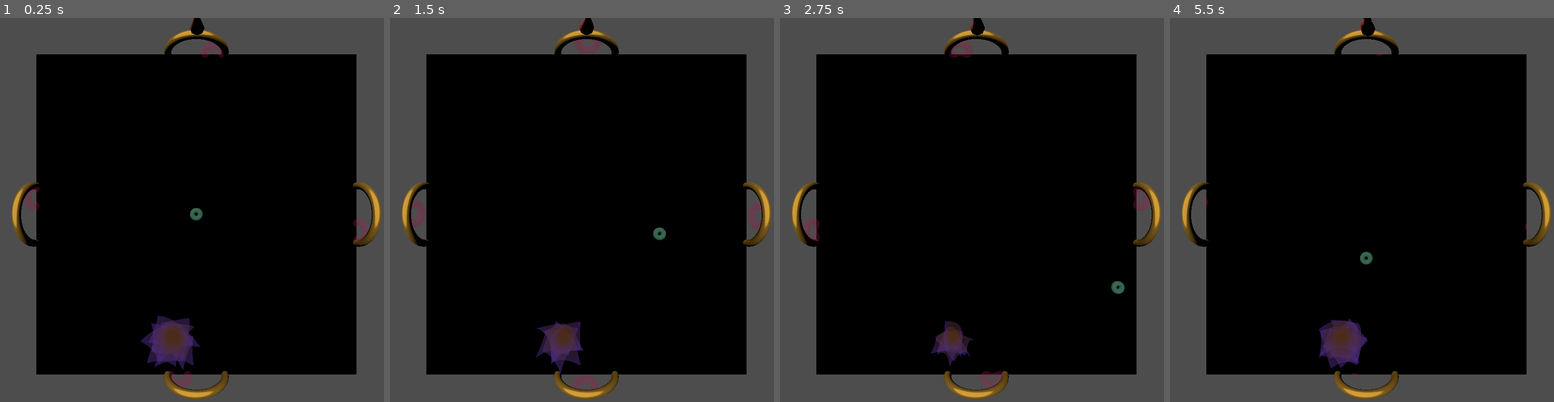
Above: before the commit, frames 1-4 (left to right).
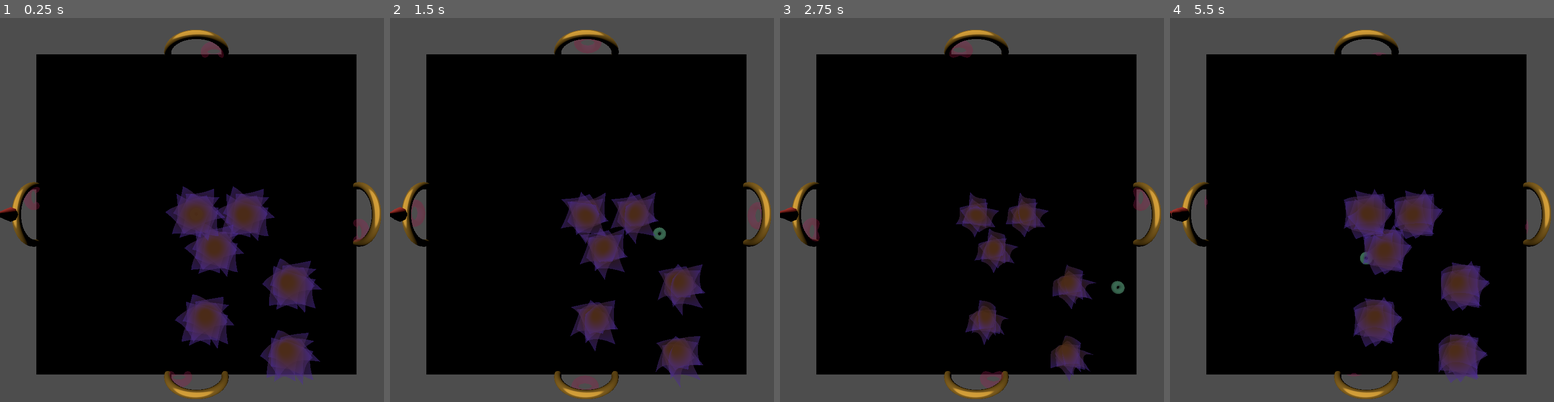
Above: after the commit, the same moments.

Repository: peach-codes/waiting_for
Game: Godot game, scene res://viewer.tscn
Two runs of this game, one before a commit and one after it. Both use one fixed random seed, a clock stepped at 60 frames per second and the inputs below.
Inputs:
- Up to frame 1 (0.25 s): no input
- Up to frame 2 (1.5 s): hold Right (ui_right) 0.53-1.28 s; hold Down (ui_down) from 1.28 s (still down)
- Up to frame 3 (2.75 s): release Down (ui_down) at 2.03 s; hold Right (ui_right) from 2.03 s (still down)
- Up to frame 4 (5.5 s): release Right (ui_right) at 2.78 s; hold Up (ui_up) 2.78-3.53 s; hold Left (ui_left) 3.53-5.03 s; hold Down (ui_down) from 5.03 s (still down)

The runs differ from the first frame. In frame 1, 9.1% of the frame differs, in the area x 0-84%, y 0-96%; in frame 2, 7.0%; in frame 3, 4.8%; in frame 4, 8.1%.

Commit message:
not much progress, wrapping my head around scenes
hopefully I didn't brutalize the upload...

Diff:
--- /dev/null
+++ b/sandbox/return23/flower.tscn
@@ -0,0 +1,47 @@
+[gd_scene load_steps=6 format=3 uid="uid://d1eqmb30p8pmq"]
+
+[ext_resource type="Script" path="res://scripts/flower_script.gd" id="1_sg03n"]
+[ext_resource type="Shader" path="res://shaders/flower.gdshader" id="2_abtgd"]
+
+[sub_resource type="ShaderMaterial" id="ShaderMaterial_acjul"]
+render_priority = 0
+shader = ExtResource("2_abtgd")
+
+[sub_resource type="PlaneMesh" id="PlaneMesh_jcrhm"]
+material = SubResource("ShaderMaterial_acjul")
+subdivide_width = 10
+subdivide_depth = 10
+
+[sub_resource type="CylinderShape3D" id="CylinderShape3D_6xftk"]
+radius = 0.7
+
+[node name="flower_pivot" type="Node3D"]
+transform = Transform3D(0.4, 0, 0, 0, 0.4, 0, 0, 0, 0.4, 0, 0.2, 0)
+script = ExtResource("1_sg03n")
+
+[node name="petal1" type="MeshInstance3D" parent="."]
+mesh = SubResource("PlaneMesh_jcrhm")
+
+[node name="petal2" type="MeshInstance3D" parent="."]
+transform = Transform3D(-0.173648, 0, 0.984808, 0, 1, 0, -0.984808, 0, -0.173648, 0, 0, 0)
+mesh = SubResource("PlaneMesh_jcrhm")
+
+[node name="petal3" type="MeshInstance3D" parent="."]
+transform = Transform3D(-0.939693, 0, 0.34202, 0, 1, 0, -0.34202, 0, -0.939693, 0, 0, 0)
+mesh = SubResource("PlaneMesh_jcrhm")
+
+[node name="petal4" type="MeshInstance3D" parent="."]
+transform = Transform3D(-0.766044, 0, -0.642788, 0, 1, 0, 0.642788, 0, -0.766044, 0, 0, 0)
+mesh = SubResource("PlaneMesh_jcrhm")
+
+[node name="petal5" type="MeshInstance3D" parent="."]
+transform = Transform3D(-0.12187, 0, -0.992546, 0, 1, 0, 0.992546, 0, -0.12187, 0, 0, 0)
+mesh = SubResource("PlaneMesh_jcrhm")
+
+[node name="Area3D" type="Area3D" parent="."]
+collision_layer = 4
+collision_mask = 2
+
+[node name="CollisionShape3D" type="CollisionShape3D" parent="Area3D"]
+transform = Transform3D(1, 0, 0, 0, 1, 0, 0, 0, 1, 0, 0.5, 0)
+shape = SubResource("CylinderShape3D_6xftk")
--- /dev/null
+++ b/sandbox/return23/house.tscn
@@ -0,0 +1,50 @@
+[gd_scene load_steps=8 format=3 uid="uid://cnfnn31rwrnos"]
+
+[ext_resource type="Shader" path="res://shaders/brick.gdshader" id="1_88ktq"]
+[ext_resource type="Shader" path="res://shaders/roof.gdshader" id="2_3wrbi"]
+
+[sub_resource type="GDScript" id="GDScript_c1xir"]
+script/source = "extends Node3D
+
+
+# Called when the node enters the scene tree for the first time.
+func _ready():
+	pass # Replace with function body.
+
+
+# Called every frame. 'delta' is the elapsed time since the previous frame.
+func _process(delta):
+	pass
+"
+
+[sub_resource type="ShaderMaterial" id="ShaderMaterial_0vnvq"]
+render_priority = 0
+shader = ExtResource("1_88ktq")
+
+[sub_resource type="CylinderMesh" id="CylinderMesh_u1bc3"]
+material = SubResource("ShaderMaterial_0vnvq")
+top_radius = 1.3
+bottom_radius = 1.3
+radial_segments = 70
+rings = 80
+cap_top = false
+cap_bottom = false
+
+[sub_resource type="ShaderMaterial" id="ShaderMaterial_ihqts"]
+render_priority = 0
+shader = ExtResource("2_3wrbi")
+
+[sub_resource type="PrismMesh" id="PrismMesh_yucv2"]
+material = SubResource("ShaderMaterial_ihqts")
+size = Vector3(3.2, 0.8, 2.5)
+
+[node name="house" type="Node3D"]
+script = SubResource("GDScript_c1xir")
+
+[node name="box" type="MeshInstance3D" parent="."]
+transform = Transform3D(1, 0, 0, 0, 1, 0, 0, 0, 1, 0, 1, 0)
+mesh = SubResource("CylinderMesh_u1bc3")
+
+[node name="roof" type="MeshInstance3D" parent="."]
+transform = Transform3D(1, 0, 0, 0, 1, 0, 0, 0, 1, 0, 2.4, 0)
+mesh = SubResource("PrismMesh_yucv2")
--- a/sandbox/return23/scripts/character.gd
+++ b/sandbox/return23/scripts/character.gd
@@ -22,9 +22,10 @@
 	var input_dir = Input.get_vector("ui_left", "ui_right", "ui_up", "ui_down")
 	var direction = (transform.basis * Vector3(input_dir.x, 0, input_dir.y)).normalized()
 
+	#broken, not today's issue
 	if follow_cam:
 		if direction:
-			rotate_y(delta * direction.x)
+			#transform.basis = transform.basis.rotated((0.0, 1.0, 0.0), 5.0))
 			velocity.z = direction.z * SPEED
 		else:
 			velocity.z = move_toward(velocity.z, 0, SPEED)
--- a/sandbox/return23/scripts/flower_pivot.gd
+++ b/sandbox/return23/scripts/flower_pivot.gd
@@ -1,5 +1,13 @@
 extends Node3D
 
+func _init(seed):
+	position = Vector3(seed, 0.2, 0.0)
+
+func random_spawn():
+	position = Vector3(randf(), 0.2, randf())
+
+func move(to):
+	position = to
 	# 1 = up, 2 = right
 	# 3 = down, 4 = left
 	# we're going from an i in a for loop, so 0 - 3
@@ -18,7 +26,7 @@
 
 # Called when the node enters the scene tree for the first time.
 func _ready():
-	pass # Replace with function body.
+	random_spawn()
 
 
 # Called every frame. 'delta' is the elapsed time since the previous frame.
--- /dev/null
+++ b/sandbox/return23/scripts/flower_script.gd
@@ -0,0 +1,45 @@
+extends Node
+
+@onready var flower_shader = preload("res://shaders/flower.gdshader")
+
+var petals = []
+
+func add_petal(rotation_val):
+
+	var my_mesh = MeshInstance3D.new()
+
+	var my_plane = PlaneMesh.new()
+	my_plane.material = ShaderMaterial.new()
+	my_plane.material.shader = flower_shader
+
+	my_mesh.mesh = my_plane
+	my_mesh.position = Vector3(0.0, 1.0, 0.0)
+	return my_mesh
+
+func hello():
+	add_petal(0.0)
+	print("petal added")
+
+	var mesh = add_petal(0.0)
+	mesh.owner = self
+	add_child(mesh)
+
+func _init():
+	print("flower script here now?")
+
+# Called when the node enters the scene tree for the first time.
+func _ready():
+	print("flower script here")
+
+
+# Called every frame. 'delta' is the elapsed time since the previous frame.
+func _process(delta):
+	pass
+
+# not in use, working it out
+func generate(num_petals):
+	var tmp
+	for i in num_petals:
+		tmp = add_petal(0.0)
+		add_child(tmp)
+		petals.append(tmp)
--- a/sandbox/return23/scripts/viewer.gd
+++ b/sandbox/return23/scripts/viewer.gd
@@ -7,6 +7,10 @@
 var flower_pivot
 var camera_pivot
 
+var flower_script := preload("res://scripts/flower_script.gd").new()
+var flower_scene := preload("res://flower.tscn").instantiate()
+
+
 const INCR = 0.1
 const DIMENSION = 20.0
 const DIM_INT = 20
@@ -14,6 +18,7 @@
 
 var rng = RandomNumberGenerator.new()
 
+var flower_array = []
 var map_array = []
 var color_array = []
 var start: int
@@ -28,6 +33,7 @@
 var player_pos = []
 var start_pos = []
 var exit_pos
+
 
 func rand_color():
 	return Vector3(rng.randf(), rng.randf(), rng.randf())
@@ -76,8 +82,10 @@
 	exit_progress = 1.0 - (abs(exit_info.pop_front() - 1.0) / (initial_exit_dist))
 	start_progress = start_info.pop_front() - 1.0
 	# send "hint" info to indicators
+	#indicator is broken?
 	indicator_pivot.change_things(start_progress, start_info.pick_random())
-	flower_pivot.change_things(exit_info)
+	#broken due to new version
+	#flower_pivot.change_things(exit_info)
 	# update floor color
 	vis_floor.change_things(exit_progress, start_progress)
 
@@ -119,6 +127,13 @@
 	print(initial_exit_dist)
 
 
+	for i in range(5):
+		flower_array.append(load("res://flower.tscn").instantiate())
+		add_child(flower_array[i])
+		flower_array[i].position = Vector3(randf() * 3.0, 0.2, i)
+
+
+
 # Called when the node enters the scene tree for the first time.
 func _ready():
 	rng.randomize()
@@ -137,9 +152,6 @@
 	map_update()
 
 
-	indicator_pivot.change_things(0.0, current_exit)
-
-
 
 # Called every frame. 'delta' is the elapsed time since the previous frame.
 func _process(delta):
@@ -153,7 +165,6 @@
 	# 3 = down, 4 = left
 	# pass info along to shaders
 	# reset player
-
 	# show success
 	# this sucks and is excessive
 	if (int(player_pos[0]) == int(exit_pos[0])) && ( int(player_pos[1]) == int(exit_pos[1]) ):
--- /dev/null
+++ b/sandbox/return23/shaders/brick.gdshader
@@ -0,0 +1,33 @@
+shader_type spatial;
+// lol, "brick"
+// guess I would actually neeed to parameterize the surface
+const int resolution = 10;
+//const float height = 1.6; // sloppppyyyy
+const float epsilon = 0.25;
+//const float my_step = height / float(resolution);
+
+bool is_in_line(float y_val) {
+	//float lines[resolution];
+	//for (int i = 0; i < resolution; i++) {
+	//	lines[i] = float((i+1)) * my_step;
+	//}
+	bool retval = false;
+	float scaled_y = abs(y_val + 0.05) * float(resolution);
+	if ( (scaled_y - floor(scaled_y)) < epsilon) {
+		retval = true;
+	}
+	return retval;
+}
+
+void vertex() {
+	if (is_in_line(VERTEX.y)) {
+		COLOR = vec4(0.0, 0.0, 0.0, 1.0);
+	}
+	else {
+		COLOR = vec4(0.65, 0.0, 0.0, 1.0);
+	}
+}
+
+void fragment() {
+	ALBEDO = COLOR.rgb; // will have to do for now
+}
--- /dev/null
+++ b/sandbox/return23/shaders/roof.gdshader
@@ -0,0 +1,14 @@
+shader_type spatial;
+// did the editor freeze?
+
+void vertex() {
+	VERTEX.x += 0.15 * sin(TIME * VERTEX.y);
+	VERTEX.z += 0.15 * cos(TIME * VERTEX.y);
+}
+
+void fragment() {
+	METALLIC = 0.0;
+	ROUGHNESS = 0.1;
+	ALBEDO = vec3(0.32, 0.766, 0.21);
+	ALPHA = 0.84;
+}
--- a/sandbox/return23/viewer.tscn
+++ b/sandbox/return23/viewer.tscn
@@ -9,9 +9,8 @@
 [ext_resource type="Shader" path="res://shaders/inner_torus.gdshader" id="8_4vncw"]
 [ext_resource type="Script" path="res://scripts/indicator_pivot.gd" id="9_rr8dy"]
 [ext_resource type="Shader" path="res://shaders/indicator.gdshader" id="10_1vdab"]
+[ext_resource type="PackedScene" uid="uid://d1eqmb30p8pmq" path="res://flower.tscn" id="11_dfk5h"]
 [ext_resource type="Shader" path="res://shaders/text.gdshader" id="11_lhg1b"]
-[ext_resource type="Script" path="res://scripts/flower_pivot.gd" id="12_6khg7"]
-[ext_resource type="Shader" path="res://shaders/flower.gdshader" id="12_rd032"]
 
 [sub_resource type="ShaderMaterial" id="ShaderMaterial_ocfsm"]
 render_priority = 0
@@ -87,18 +86,6 @@
 material = SubResource("ShaderMaterial_ghbs7")
 text = "COngrats, you did it!"
 
-[sub_resource type="ShaderMaterial" id="ShaderMaterial_acjul"]
-render_priority = 0
-shader = ExtResource("12_rd032")
-
-[sub_resource type="PlaneMesh" id="PlaneMesh_jcrhm"]
-material = SubResource("ShaderMaterial_acjul")
-subdivide_width = 10
-subdivide_depth = 10
-
-[sub_resource type="CylinderShape3D" id="CylinderShape3D_6xftk"]
-radius = 0.7
-
 [node name="Viewer" type="Node3D"]
 script = ExtResource("1_av4h3")
 
@@ -233,36 +220,7 @@
 
 [node name="structures" type="Node3D" parent="."]
 
-[node name="flower_pivot" type="Node3D" parent="structures"]
-transform = Transform3D(0.4, 0, 0, 0, 0.4, 0, 0, 0, 0.4, 3.4, 0.2, -2.3)
-script = ExtResource("12_6khg7")
-
-[node name="petal1" type="MeshInstance3D" parent="structures/flower_pivot"]
-mesh = SubResource("PlaneMesh_jcrhm")
-
-[node name="petal2" type="MeshInstance3D" parent="structures/flower_pivot"]
-transform = Transform3D(-0.173648, 0, 0.984808, 0, 1, 0, -0.984808, 0, -0.173648, 0, 0, 0)
-mesh = SubResource("PlaneMesh_jcrhm")
-
-[node name="petal3" type="MeshInstance3D" parent="structures/flower_pivot"]
-transform = Transform3D(-0.939693, 0, 0.34202, 0, 1, 0, -0.34202, 0, -0.939693, 0, 0, 0)
-mesh = SubResource("PlaneMesh_jcrhm")
-
-[node name="petal4" type="MeshInstance3D" parent="structures/flower_pivot"]
-transform = Transform3D(-0.766044, 0, -0.642788, 0, 1, 0, 0.642788, 0, -0.766044, 0, 0, 0)
-mesh = SubResource("PlaneMesh_jcrhm")
-
-[node name="petal5" type="MeshInstance3D" parent="structures/flower_pivot"]
-transform = Transform3D(-0.12187, 0, -0.992546, 0, 1, 0, 0.992546, 0, -0.12187, 0, 0, 0)
-mesh = SubResource("PlaneMesh_jcrhm")
-
-[node name="Area3D" type="Area3D" parent="structures/flower_pivot"]
-collision_layer = 4
-collision_mask = 2
-
-[node name="CollisionShape3D" type="CollisionShape3D" parent="structures/flower_pivot/Area3D"]
-transform = Transform3D(1, 0, 0, 0, 1, 0, 0, 0, 1, 0, 0.5, 0)
-shape = SubResource("CylinderShape3D_6xftk")
+[node name="flower_pivot" parent="structures" instance=ExtResource("11_dfk5h")]
 
 [node name="obilisk_pivot" type="Node3D" parent="structures"]
 
Not shown: 1 places in sandbox/return23/viewer.tscn that only renumber resources
